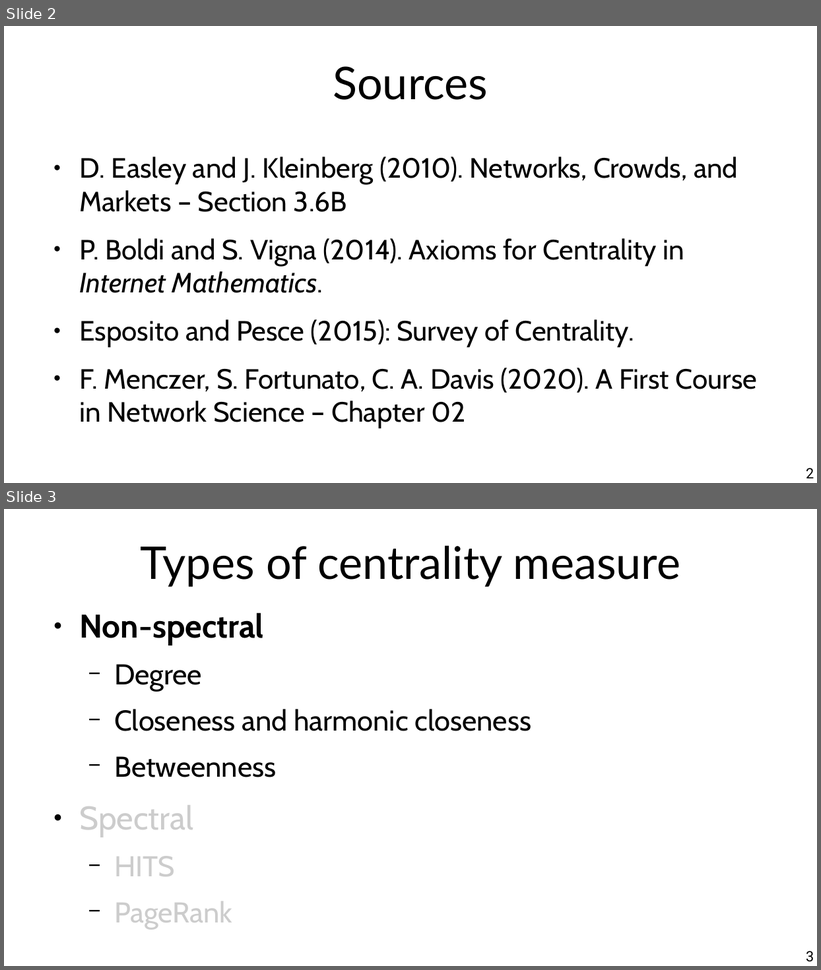
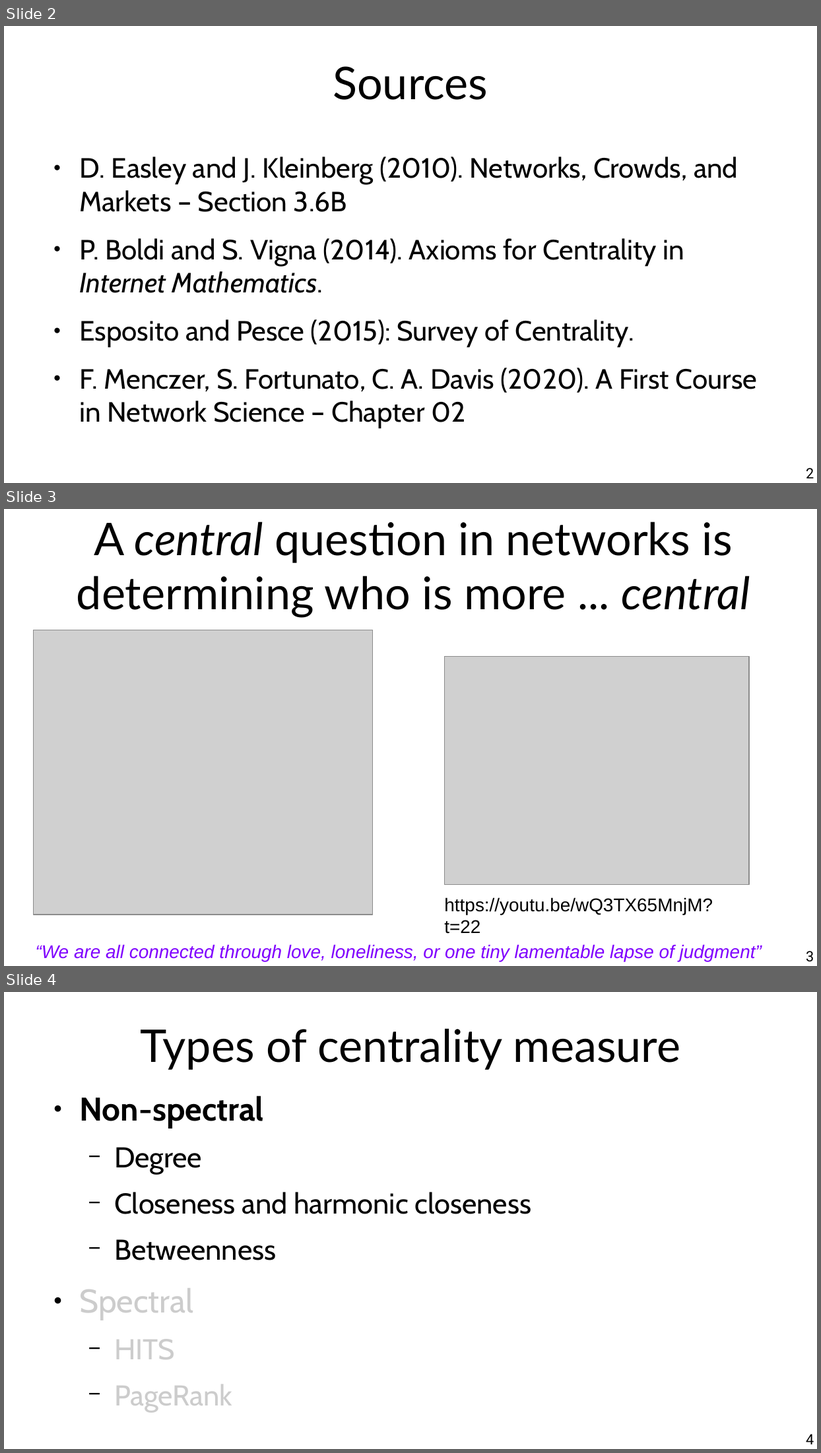
Before and after one commit to chatox/networks-science-course, a slide deck: theory/odp/tt06-closeness.odp. Shown one above the other, each under a label of ours: slides 2 and 3 before the commit, slides 2, 3 and 4 after it. The pictures are 821x970 and 821x1453 pixels, drawn with LibreOffice and Linux fonts; fonts in the diff are those of the drawing; grey boxes stand for pictures. Boxes give left, top, right and bottom in pixels: in the first picture for what was removed or moved away, otherwise in the second. Text is boxed around its words. In the diff, an @@ line names an element or a change of style, - is before the commit and + after.

```diff
--- a/theory/odp/tt06-closeness.odp
+++ b/theory/odp/tt06-closeness.odp
@@ slide 3 added at (4,509,817,966), background #FFFFFF @@
@@ title added at (77,522,750,618), 44 pt, text #000000 @@
+A central question in networks is determining who is more ... central
@@ picture added at (34,630,373,915) @@
@@ picture added at (444,657,749,885) @@
@@ text added at (444,898,713,934), 18 pt, text #000000 @@
+https://youtu.be/wQ3TX65MnjM?t=22
@@ text added at (36,945,762,962), 18 pt, text #7F00FE, italic @@
+“We are all connected through love, loneliness, or one tiny lamentable lapse of judgment”
@@ page number added at (806,951,814,962), 14 pt, text #000000 @@
+3
@@ what was slide 3 is now slide 4 @@
@@ page number at (806,1434,814,1445): text changed @@
-3
+4
```
Also in this commit, not shown: 4 slides changed, 3 other files.
